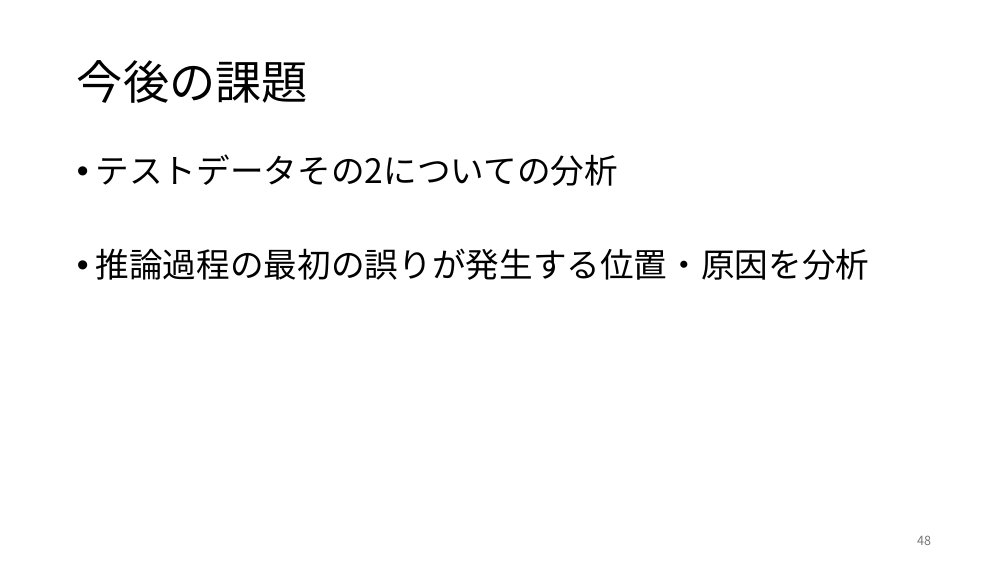
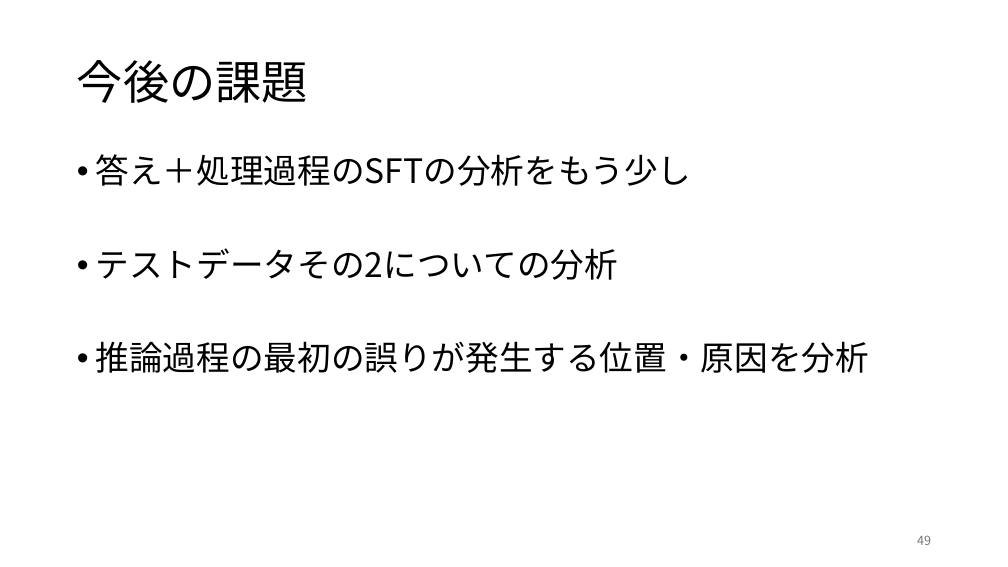
Before and after one commit to rollotea/array-task, a slide deck: slide 49 of 生成AIの追加学習による問題.pptx (slide 48 before the commit). Drawn at 1008x567 pixels with LibreOffice and Linux fonts; fonts in the diff are those of the drawing. Boxes give left, top, right and bottom in pixels: in the first picture for what was removed or moved away, otherwise in the second. Text is boxed around its words. In the diff, an @@ line names an element or a change of style, - is before the commit and + after.

```diff
--- a/生成AIの追加学習による問題.pptx
+++ b/生成AIの追加学習による問題.pptx
@@ text at (x1=96, y1=154, x2=692, y2=186): paragraph added @@
+• 答え＋処理過程のSFTの分析をもう少し
```
Also in this commit, not shown: 8 other slides changed, 1 slide added, 2 other files.
